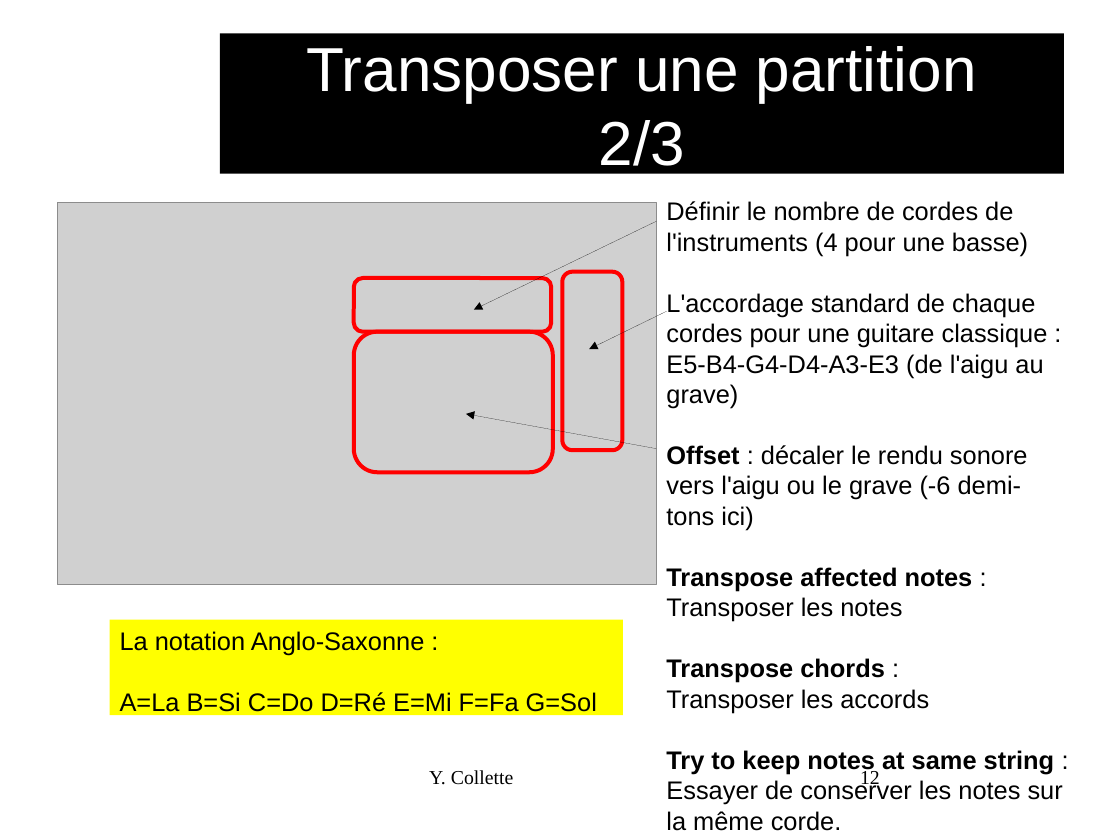
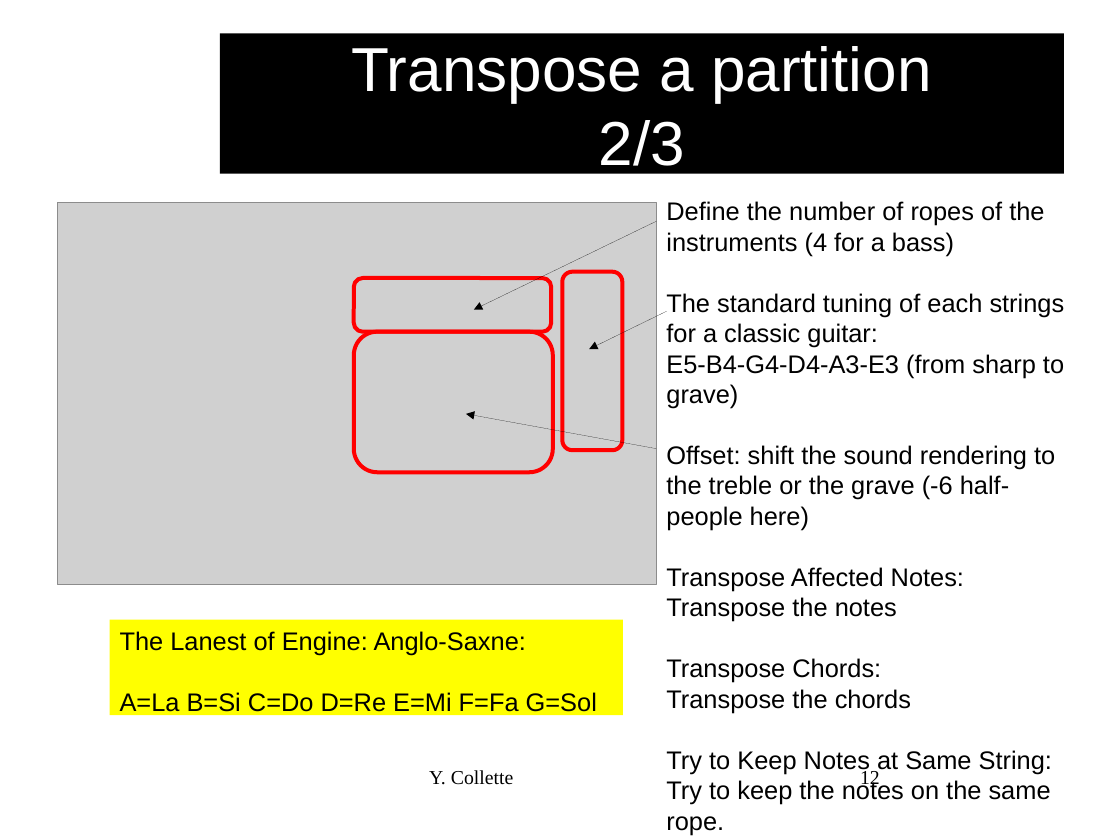
Before and after one commit to audinux/audinux.github.io, a slide deck: slide 12 of workshop/audio/TuxGuitar.odp. Drawn at 1120x840 pixels with LibreOffice and Linux fonts; fonts in the diff are those of the drawing; grey boxes stand for pictures; background and template pictures are left out. Boxes give left, top, right and bottom in pixels: in the first picture for what was removed or moved away, otherwise in the second. Text is boxed around its words. In the diff, an @@ line names an element or a change of style, - is before the commit and + after.

```diff
--- a/workshop/audio/TuxGuitar.odp
+++ b/workshop/audio/TuxGuitar.odp
@@ title at [351, 46, 932, 177]: text changed @@
-Transposer une partition
-2/3
+Transpose a partition
+2/3
@@ text at [666, 201, 1065, 805]: text changed @@
-Définir le nombre de cordes de l'instruments (4 pour une basse)
-L'accordage standard de chaque cordes pour une guitare classique :
-E5-B4-G4-D4-A3-E3 (de l'aigu au grave)
-Offset : décaler le rendu sonore vers l'aigu ou le grave (-6 demi-tons ici)
-Transpose affected notes :
-Transposer les notes
-Transpose chords :
-Transposer les accords
-Try to keep notes at same string :
-Essayer de conserver les notes sur la même corde.
+Define the number of ropes of the instruments (4 for a bass)
+The standard tuning of each strings for a classic guitar:
+E5-B4-G4-D4-A3-E3 (from sharp to grave)
+Offset: shift the sound rendering to the treble or the grave (-6 half-people here)
+Transpose Affected Notes:
+Transpose the notes
+Transpose Chords:
+Transpose the chords
+Try to Keep Notes at Same String:
+Try to keep the notes on the same rope.
@@ text in rectangle at [120, 631, 597, 716]: text changed @@
-La notation Anglo-Saxonne :
-A=La B=Si C=Do D=Ré E=Mi F=Fa G=Sol
+The Lanest of Engine: Anglo-Saxne:
+A=La B=Si C=Do D=Re E=Mi F=Fa G=Sol
```
Also in this commit, not shown: 34 other slides changed, 17 slides added, 17 slides removed, 3 other files.
